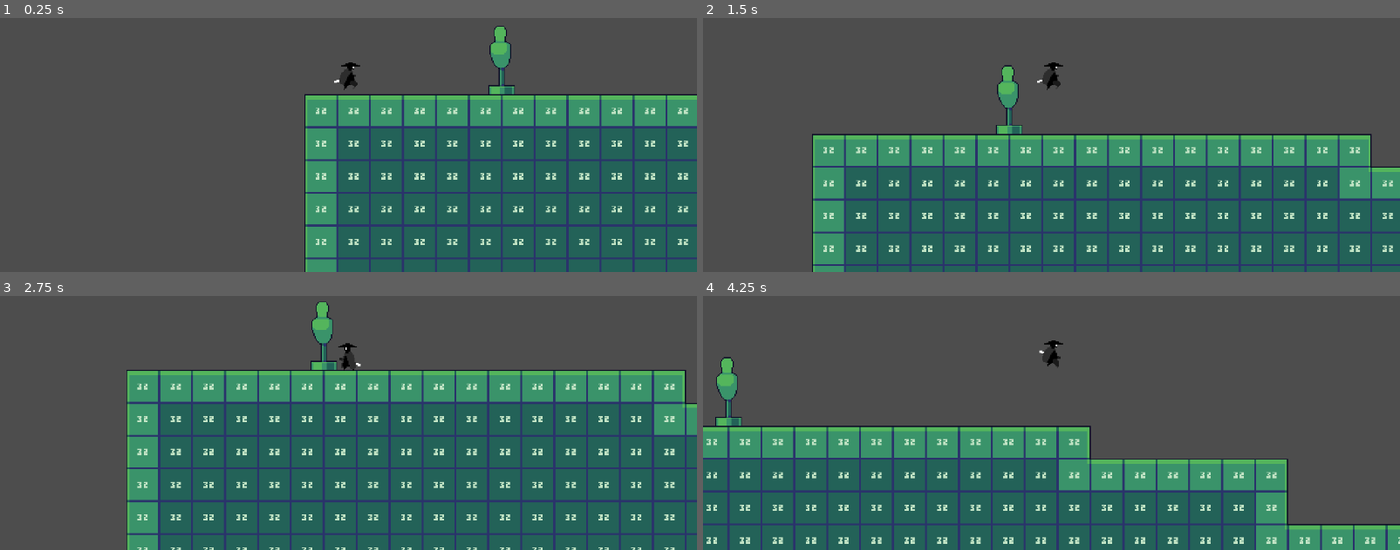
Above: before the commit, frames 1-4 (two rows, left to right).
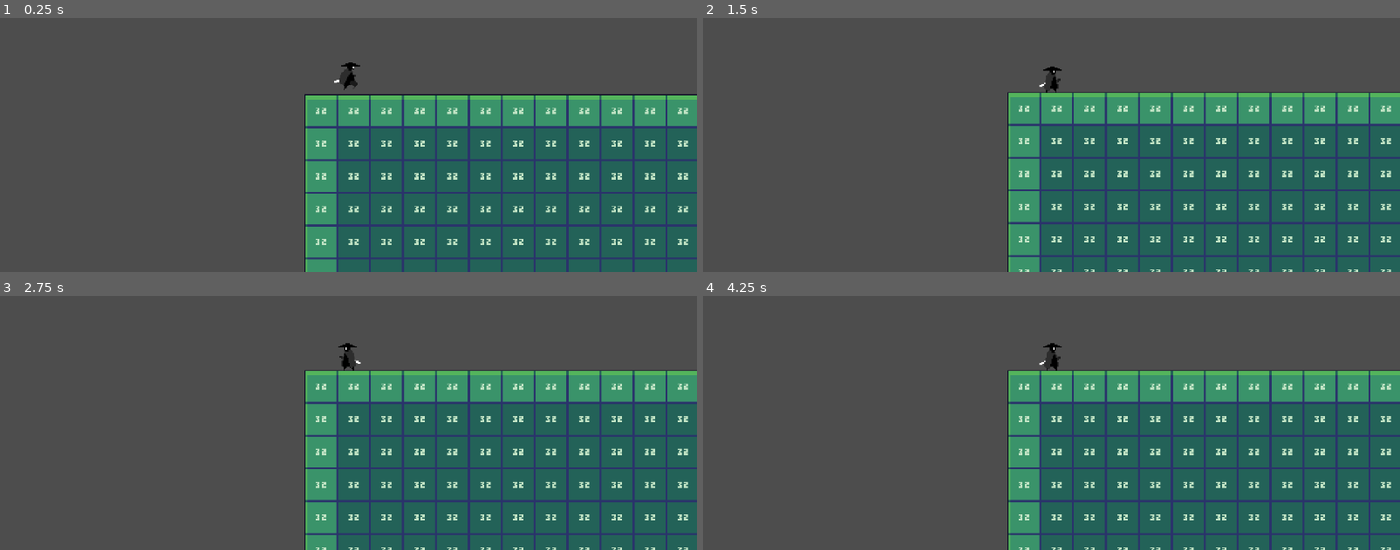
Above: after the commit, the same moments.

Repository: unib14z3/2dPlatformer-prototype
Game: Godot game, scene res://scenes/world.tscn
Same seed, same stepped clock (60 frames per second), same inputs: the game is played once before the commit and once after it.
Inputs:
- Up to frame 1 (0.25 s): no input
- Up to frame 2 (1.5 s): hold D (move_right) from 0.53 s (still down); tap O (attack) at 0.6 s; tap P (jump) at 0.77, 0.8, 1.07, 1.35 s
- Up to frame 3 (2.75 s): tap P (jump) at 1.52, 1.82, 2.3 s; tap O (attack) at 1.55, 2.1 s; release D (move_right) at 2.03 s; hold A (move_left) from 2.03 s (still down)
- Up to frame 4 (4.25 s): release A (move_left) at 2.78 s; hold D (move_right) from 2.78 s (still down); tap O (attack) at 2.85 s; tap P (jump) at 3.02, 3.32, 3.6, 3.77, 4.07 s

The runs differ from the first frame. In frame 1, 0.6% of the frame differs, in the area x 70-74%, y 3-31%; in frame 2, 41%; in frame 3, 29%; in frame 4, 56%, in the area x 0-100%, y 17-100%.

Commit message:
Refactor entity and component structure; remove unused scripts and update paths

Diff:
--- /dev/null
+++ b/Resources/PlayerStats.tres
@@ -0,0 +1,8 @@
+[gd_resource type="Resource" script_class="EntityStats" format=3 uid="uid://dfp2d6kcatkps"]
+
+[ext_resource type="Script" uid="uid://imod0hpuggp0" path="res://Resources/entity_stats.gd" id="1_c26vb"]
+
+[resource]
+script = ExtResource("1_c26vb")
+Base_SPEED = 300.0
+metadata/_custom_type_script = "uid://imod0hpuggp0"
--- /dev/null
+++ b/Resources/entity_stats.gd
@@ -0,0 +1,42 @@
+class_name EntityStats
+extends Resource
+
+var Level : int = 1
+var Max_XP : float = 100
+var Xp : float = 0
+
+# Vitality
+@export var Base_Max_HEALTH : float = 100.0
+@export var Base_DEFFENCE : float = 0.0
+var _health : float = 100.0 :
+	set(new_health):
+		_health = max(0,Base_Max_HEALTH
+		)
+	get:
+		return _health
+
+var deffence : float = 0.0
+
+
+# Movement
+@export var Base_SPEED : float = 200.0
+@export var Base_JUMP_STRENGTH : float = 400.0
+var speed : float = 0.0
+var jump_strength : float = 0.0
+
+# Attack
+@export var Base_ATTACK : float = 0.0
+@export var Base_CRIT_RATE : float = 0.0
+var attack : float = 0.0
+var crit_rate : float = 0.0
+
+# Prana
+@export var Base_MANA : float = 0.0
+@export var Base_AURA : float = 0.0
+
+func calculate_damage(val:float)-> float:
+	if val - deffence > 0 : return abs(val - deffence)
+	return 0
+
+func apply_damage(dmg : float) -> void :
+	_health = _health - dmg
--- a/Scripts/Entities/entity.gd
+++ /dev/null
@@ -1,22 +0,0 @@
-class_name  Entity
-extends CharacterBody2D
-@onready var health : float = 100.0
-@onready var animator : AnimatedSprite2D = $AnimatedSprite2D
-@onready var hitbox : Area2D = $Hitbox
-
-# declare property components here
-# eg movement, attack, gravity, dash etc.....
-
-#assign values to property variables here
-#func _ready() -> void:
-#	animator = $AnimatedSprite2D
-#	hitbox = $Hitbox
-
-func die() -> void :
-	push_error("die() not implimented")
-
-func get_health() -> float :
-	return health
-
-func take_damage(val:float = 10.0) -> void:
-	push_error("take_damage() not implimented")
--- a/Scripts/Entities/player.gd
+++ /dev/null
@@ -1,27 +0,0 @@
-class_name Player
-extends Entity
-
-# Declare the property variables here
-@onready var gravity : GravityComponent = $properties/gravity
-@onready var movement : MovementComponent = $properties/movement
-@onready var attack : AttackComponent = $properties/attack
-
-
-# Called when the node enters the scene tree for the first time.
-func _ready() -> void:
-	for component in $properties.get_children():
-		component.init(self)
-		print(component, " set")
-
-func _physics_process(delta: float) -> void:
-	gravity.process(delta)
-	movement.process(delta)
-	attack.process()
-	move_and_slide()
-
-func die() -> void:
-	movement.disable()
-	animator.play("die")
-	await animator.animation_finished
-	self.queue_free()
-	get_tree().reload_current_scene()
--- a/Scripts/dummy.gd
+++ b/Scripts/Entity/Component/Entities/dummy.gd
@@ -4,7 +4,7 @@
 # declare property components here
 # eg movement, attack, gravity, dash etc.....
 
-func _process(delta: float) -> void:
+func _process(_delta: float) -> void:
 	if get_health() <= 0 :
 		die()
 
@@ -20,7 +20,7 @@
 	self.health -= val
 	print("taking damaged, current health : ", get_health())
 
-func spawn(pos : Vector2):
+func spawn(_pos : Vector2):
 	#spawn dummy
 	#play spawn animation
 	pass
--- /dev/null
+++ b/Scripts/Entity/Component/Entities/player.gd
@@ -0,0 +1,15 @@
+class_name Player
+extends Entity
+
+func take_damage(_val:float = 0) -> void:
+	var dmg : float = stats.calculate_damage(_val)
+	stats.apply(dmg)
+
+func die() -> void:
+	get_component("movement").disable()
+
+	animator.play("die")
+	await animator.animation_finished
+
+	self.queue_free()
+	get_tree().reload_current_scene()
--- /dev/null
+++ b/Scripts/Entity/Component/component.gd
@@ -0,0 +1,16 @@
+@abstract class_name Component
+extends Node
+
+@onready var status := true
+
+@abstract func init(e:Entity) -> void
+@abstract func process(delta) -> void
+
+func disable() -> void :
+	status = false
+
+func enable() -> void :
+	status = true
+
+func toggle_status():
+	status = !status
--- /dev/null
+++ b/Scripts/Entity/Component/components/attack.gd
@@ -0,0 +1,28 @@
+class_name AttackComponent
+extends Component
+
+var entity : Entity
+var hitbox : Area2D
+@export var atk : float = 20
+
+func init(e):
+	entity = e
+	hitbox = entity.hitbox
+
+	atk = entity.stats.attack
+
+
+func process(_delta):
+	slash_attack()
+
+func slash_attack():
+	if Input.is_action_just_pressed("attack"):
+		entity.animator.play("attack")
+		var bodies = hitbox.get_overlapping_bodies()
+		for body in bodies:
+			if (body is Entity) and (body is not Player):
+				deal_damage(body,atk)
+
+func deal_damage(e : Entity, _ctx):
+	print("dealing damage")
+	e.take_damage(_ctx)
--- a/Scripts/Properties/gravity.gd
+++ b/Scripts/Entity/Component/components/gravity.gd
@@ -1,11 +1,12 @@
 class_name  GravityComponent
-extends Node
+extends Component
 
-var player : CharacterBody2D
-var accleration : float = 980
+var player : Entity
+@export var accleration : float = 980.0
 
-func init(p: CharacterBody2D)-> void:
-	player = p
+func init(e:Entity) -> void:
+	player = e
+	status = true
 
 func process(_delta):
 	if not player.is_on_floor():
--- a/Scripts/Properties/movement.gd
+++ b/Scripts/Entity/Component/components/movement.gd
@@ -1,14 +1,15 @@
 class_name MovementComponent
-extends Node
+extends Component
 
 var player : Player
-@export_range(100,500) var base_speed : float = 200.0
-@export_range(200,600) var jump_strength : float = 400
-var status : bool
+@export var speed : float
+@export var jump_strength : float
 
-func init(p: CharacterBody2D) -> void:
-	player = p
+func init(e:Entity) -> void:
+	player = e
 	status = true
+	speed = player.stats.speed
+	jump_strength = player.stats.jump_strength
 
 func process(delta)->void:
 	if status:
@@ -33,7 +34,7 @@
 		player.animator.flip_h = true
 		player.hitbox.scale.x = -1
 
-	player.velocity.x = dir * base_speed
+	player.velocity.x = dir * speed
 	# print("Movement direction :", dir, " velocity in x :",player.velocity.x)
 
 	return error_code
@@ -45,12 +46,3 @@
 		#print("Jumped, velocity in y :",player.velocity.y)
 
 	return error_code
-
-func disable():
-	status = false
-
-func enable():
-	status = true
-
-func toggle_status():
-	status = !status
--- /dev/null
+++ b/Scripts/Entity/entity.gd
@@ -0,0 +1,41 @@
+@abstract class_name Entity
+extends CharacterBody2D
+
+# Core Components
+@onready var animator : AnimatedSprite2D = $AnimatedSprite2D
+@onready var hitbox : Area2D = $Hitbox
+@export var stats : EntityStats
+
+# Property Components
+@onready var components : Array[Component]
+
+# Stats
+@onready var health : float = 100.0
+
+func _ready() -> void:
+	print("getting propperties")
+	var properties = get_node_or_null("properties")
+	if properties == null:
+		push_warning("No 'properties' node found on: " + name)
+		return
+
+	for c in properties.get_children() :
+		if c is Component:
+			c.init(self)
+			print("component : ", c.name," is set")
+			components.append(c)
+
+func _physics_process(delta: float) -> void:
+	for c in components : if c is Component : c.process(delta)
+	move_and_slide()
+
+func get_component(cName: String) -> Component:
+	for c in components : if c.name == cName : return c
+	return null
+
+func get_health() -> float :
+	return health
+
+# Stat Methods
+@abstract func die() -> void
+@abstract func take_damage(_val:float = 0 ) -> void
--- /dev/null
+++ b/Scripts/others/world.gd
@@ -0,0 +1,2 @@
+class_name world
+extends Node2D
--- a/Scripts/world.gd
+++ /dev/null
@@ -1,11 +0,0 @@
-class_name world
-extends Node2D
-
-
-func _ready() -> void:
-	pass # Replace with function body.
-
-
-# Called every frame. 'delta' is the elapsed time since the previous frame.
-func _process(delta: float) -> void:
-	pass
--- a/attack.gd
+++ /dev/null
@@ -1,26 +0,0 @@
-class_name AttackComponent
-extends Node
-
-var player : Player
-var hitbox : Area2D
-
-func init(p):
-	player = p
-	hitbox = player.hitbox
-
-func process():
-	slash_attack()
-
-func slash_attack():
-	if Input.is_action_just_pressed("attack"):
-		player.animator.play("attack")
-
-		var bodies = hitbox.get_overlapping_bodies()
-		for body in bodies:
-			if (body is Entity) and (body is not Player):
-				deal_damage(body)
-
-
-func deal_damage(entity : Entity):
-	print("dealing damage")
-	entity.take_damage()
--- a/project.godot
+++ b/project.godot
@@ -15,6 +15,7 @@
 run/main_scene="res://scenes/world.tscn"
 config/features=PackedStringArray("4.6", "Mobile")
 config/icon="res://icon.svg"
+boot_splash/autoload_on_startup=true
 
 [file_customization]
 
--- a/scenes/Entities/dummy.tscn
+++ b/scenes/Entities/dummy.tscn
@@ -1,27 +1,36 @@
 [gd_scene format=3 uid="uid://drousdtb4jlfa"]
 
-[ext_resource type="Script" uid="uid://cmenhs5kn2ukc" path="res://scenes/Entities/dummy.gd" id="1_0c6x3"]
+[ext_resource type="Script" uid="uid://vf7g0utwxj1d" path="res://Scripts/Entity/Entities/dummy.gd" id="1_0c6x3"]
 [ext_resource type="Texture2D" uid="uid://bdi2iefca15g2" path="res://assets/prototype-2d-platformer-32x32/5 Objects/TrainingDummy.png" id="2_ugcpt"]
+
+[sub_resource type="CapsuleShape2D" id="CapsuleShape2D_ugcpt"]
+radius = 15.0
+height = 64.0
+
+[sub_resource type="CircleShape2D" id="CircleShape2D_658bm"]
+
+[sub_resource type="AtlasTexture" id="AtlasTexture_ugcpt"]
+atlas = ExtResource("2_ugcpt")
+region = Rect2(0, 0, 32, 96)
 
 [sub_resource type="AtlasTexture" id="AtlasTexture_658bm"]
 atlas = ExtResource("2_ugcpt")
-region = Rect2(0, 0, 32, 96)
+region = Rect2(32, 0, 32, 96)
 
 [sub_resource type="AtlasTexture" id="AtlasTexture_mlgj6"]
 atlas = ExtResource("2_ugcpt")
-region = Rect2(32, 0, 32, 96)
+region = Rect2(64, 0, 32, 96)
 
 [sub_resource type="AtlasTexture" id="AtlasTexture_d8n2g"]
 atlas = ExtResource("2_ugcpt")
-region = Rect2(64, 0, 32, 96)
-
-[sub_resource type="AtlasTexture" id="AtlasTexture_h1u71"]
-atlas = ExtResource("2_ugcpt")
 region = Rect2(96, 0, 32, 96)
 
-[sub_resource type="SpriteFrames" id="SpriteFrames_8ps6e"]
+[sub_resource type="SpriteFrames" id="SpriteFrames_h1u71"]
 animations = [{
 "frames": [{
+"duration": 1.0,
+"texture": SubResource("AtlasTexture_ugcpt")
+}, {
 "duration": 1.0,
 "texture": SubResource("AtlasTexture_658bm")
 }, {
@@ -30,29 +39,14 @@
 }, {
 "duration": 1.0,
 "texture": SubResource("AtlasTexture_d8n2g")
-}, {
-"duration": 1.0,
-"texture": SubResource("AtlasTexture_h1u71")
 }],
 "loop": false,
 "name": &"damaged",
-"speed": 10.0
+"speed": 15.0
 }]
-
-[sub_resource type="CapsuleShape2D" id="CapsuleShape2D_ugcpt"]
-radius = 15.0
-height = 64.0
-
-[sub_resource type="CircleShape2D" id="CircleShape2D_658bm"]
 
 [node name="Dummy" type="CharacterBody2D" unique_id=1257170588]
 script = ExtResource("1_0c6x3")
-
-[node name="AnimatedSprite2D" type="AnimatedSprite2D" parent="." unique_id=1654149877]
-sprite_frames = SubResource("SpriteFrames_8ps6e")
-animation = &"damaged"
-frame = 3
-frame_progress = 1.0
 
 [node name="CollisionShape2D" type="CollisionShape2D" parent="." unique_id=602880390]
 position = Vector2(3, 15)
@@ -64,3 +58,7 @@
 [node name="CollisionShape2D" type="CollisionShape2D" parent="Hitbox" unique_id=2124200324]
 position = Vector2(-13, 9)
 shape = SubResource("CircleShape2D_658bm")
+
+[node name="AnimatedSprite2D" type="AnimatedSprite2D" parent="." unique_id=1187959103]
+sprite_frames = SubResource("SpriteFrames_h1u71")
+animation = &"damaged"
--- a/scenes/Entities/entity_properties/gravity.tscn
+++ b/scenes/Entities/entity_properties/gravity.tscn
@@ -1,6 +1,6 @@
 [gd_scene format=3 uid="uid://65kivc1uecfl"]
 
-[ext_resource type="Script" uid="uid://bmycynylkhdn2" path="res://Scripts/Properties/gravity.gd" id="1_l8x48"]
+[ext_resource type="Script" uid="uid://bmycynylkhdn2" path="res://Scripts/Entity/Component/components/gravity.gd" id="1_l8x48"]
 
 [node name="gravity" type="Node" unique_id=968384272]
 script = ExtResource("1_l8x48")
--- a/scenes/Entities/entity_properties/movement.tscn
+++ b/scenes/Entities/entity_properties/movement.tscn
@@ -1,6 +1,6 @@
 [gd_scene format=3 uid="uid://cl010326h8q6s"]
 
-[ext_resource type="Script" uid="uid://0nfc0b8laoew" path="res://Scripts/Properties/movement.gd" id="1_o2ucy"]
+[ext_resource type="Script" uid="uid://0nfc0b8laoew" path="res://Scripts/Entity/Component/components/movement.gd" id="1_o2ucy"]
 
 [node name="movement" type="Node" unique_id=612100929]
 script = ExtResource("1_o2ucy")
--- a/scenes/Entities/player.tscn
+++ b/scenes/Entities/player.tscn
@@ -1,10 +1,11 @@
 [gd_scene format=3 uid="uid://du0vgh5hvha4f"]
 
-[ext_resource type="Script" uid="uid://ducomv6popaj4" path="res://Scripts/Entities/player.gd" id="1_4flbx"]
+[ext_resource type="Script" uid="uid://ducomv6popaj4" path="res://Scripts/Entity/Entities/player.gd" id="1_kk10u"]
 [ext_resource type="PackedScene" uid="uid://65kivc1uecfl" path="res://scenes/Entities/entity_properties/gravity.tscn" id="2_dqkch"]
+[ext_resource type="Resource" uid="uid://dfp2d6kcatkps" path="res://Resources/PlayerStats.tres" id="2_ltljm"]
 [ext_resource type="Texture2D" uid="uid://dvmn18wnsp5ex" path="res://assets/DarkSamuraiAssets/DarkSamurai (64x64).png" id="2_onrkg"]
 [ext_resource type="PackedScene" uid="uid://cl010326h8q6s" path="res://scenes/Entities/entity_properties/movement.tscn" id="2_qhqgy"]
-[ext_resource type="PackedScene" uid="uid://tig3xfge7n2v" path="res://Scripts/Properties/attack.tscn" id="4_kk10u"]
+[ext_resource type="PackedScene" uid="uid://tig3xfge7n2v" path="res://scenes/attack.tscn" id="4_kk10u"]
 
 [sub_resource type="CapsuleShape2D" id="CapsuleShape2D_4flbx"]
 radius = 6.0
@@ -335,7 +336,8 @@
 }]
 
 [node name="player" type="CharacterBody2D" unique_id=108898190]
-script = ExtResource("1_4flbx")
+script = ExtResource("1_kk10u")
+stats = ExtResource("2_ltljm")
 
 [node name="CollisionShape2D" type="CollisionShape2D" parent="." unique_id=591260053]
 position = Vector2(0, 2)
@@ -353,6 +355,8 @@
 [node name="gravity" parent="properties" unique_id=968384272 instance=ExtResource("2_dqkch")]
 
 [node name="movement" parent="properties" unique_id=612100929 instance=ExtResource("2_qhqgy")]
+speed = 200.0
+jump_strength = 400.0
 
 [node name="attack" parent="properties" unique_id=1483088297 instance=ExtResource("4_kk10u")]
 
@@ -363,5 +367,3 @@
 
 [node name="Camera2D" type="Camera2D" parent="." unique_id=96597273]
 zoom = Vector2(1.7, 1.7)
-
-[connection signal="body_entered" from="Hitbox" to="properties/attack" method="_on_hitbox_body_entered"]
--- a/Scripts/Properties/attack.tscn
+++ b/scenes/attack.tscn
@@ -1,6 +1,6 @@
 [gd_scene format=3 uid="uid://tig3xfge7n2v"]
 
-[ext_resource type="Script" uid="uid://c1ixdlsq5q88" path="res://attack.gd" id="1_xekdg"]
+[ext_resource type="Script" uid="uid://c1ixdlsq5q88" path="res://Scripts/Entity/Component/components/attack.gd" id="1_xekdg"]
 
 [node name="attack" type="Node" unique_id=1483088297]
 script = ExtResource("1_xekdg")
--- /dev/null
+++ b/scenes/component.tscn
@@ -0,0 +1,3 @@
+[gd_scene format=3 uid="uid://1q4x1ahhk41m"]
+
+[node name="Component" type="Node" unique_id=1307687823]
--- a/scenes/world.tscn
+++ b/scenes/world.tscn
@@ -1,13 +1,12 @@
 [gd_scene format=4 uid="uid://5dha0ra43xcj"]
 
-[ext_resource type="Script" uid="uid://jlut7b6m2uko" path="res://Scripts/world.gd" id="1_4mrxx"]
+[ext_resource type="Script" uid="uid://jlut7b6m2uko" path="res://Scripts/others/world.gd" id="1_4mrxx"]
 [ext_resource type="Texture2D" uid="uid://by6yi7pf5sxbj" path="res://assets/prototype-2d-platformer-32x32/1 Tiles/Tileset1.png" id="1_nnsk1"]
 [ext_resource type="Texture2D" uid="uid://c61beu2q8ixop" path="res://obstaclest.png" id="2_rwgxs"]
 [ext_resource type="PackedScene" uid="uid://du0vgh5hvha4f" path="res://scenes/Entities/player.tscn" id="3_4wyf3"]
-[ext_resource type="Script" uid="uid://c2peb4p41u3cs" path="res://Scripts/kill_zone.gd" id="3_k0juu"]
-[ext_resource type="PackedScene" uid="uid://c4n788ehikesd" path="res://One way platforms/platform_16x160.tscn" id="5_71j4m"]
-[ext_resource type="PackedScene" uid="uid://cinsspnyry4b5" path="res://One way platforms/platform-16x32_1.tscn" id="6_qfnet"]
-[ext_resource type="PackedScene" uid="uid://drousdtb4jlfa" path="res://scenes/Entities/dummy.tscn" id="8_4mrxx"]
+[ext_resource type="Script" uid="uid://c2peb4p41u3cs" path="res://Scripts/others/kill_zone.gd" id="3_k0juu"]
+[ext_resource type="PackedScene" uid="uid://c4n788ehikesd" path="res://assets/One way platforms/platform_16x160.tscn" id="5_71j4m"]
+[ext_resource type="PackedScene" uid="uid://cinsspnyry4b5" path="res://assets/One way platforms/platform-16x32_1.tscn" id="6_qfnet"]
 
 [sub_resource type="TileSetAtlasSource" id="TileSetAtlasSource_nnsk1"]
 texture = ExtResource("1_nnsk1")
@@ -244,6 +243,3 @@
 [node name="Player" parent="." unique_id=1575877413 instance=ExtResource("3_4wyf3")]
 unique_name_in_owner = true
 position = Vector2(43, 334)
-
-[node name="Dummy" parent="." unique_id=1257170588 instance=ExtResource("8_4mrxx")]
-position = Vector2(192, 336)
Not shown, added: Resources/entity_stats.gd.uid
Not shown, added: Scripts/Entity/Component/Entities/dummy.gd.uid
Renamed: Scripts/Entities/player.gd.uid -> Scripts/Entity/Component/Entities/player.gd.uid
Not shown, added: Scripts/Entity/Component/component.gd.uid
Renamed: attack.gd.uid -> Scripts/Entity/Component/components/attack.gd.uid
Renamed: Scripts/Properties/gravity.gd.uid -> Scripts/Entity/Component/components/gravity.gd.uid
Renamed: Scripts/Properties/movement.gd.uid -> Scripts/Entity/Component/components/movement.gd.uid
Renamed: Scripts/Entities/entity.gd.uid -> Scripts/Entity/entity.gd.uid
Renamed: Scripts/kill_zone.gd -> Scripts/others/kill_zone.gd
Renamed: Scripts/kill_zone.gd.uid -> Scripts/others/kill_zone.gd.uid
Renamed: Scripts/world.gd.uid -> Scripts/others/world.gd.uid
